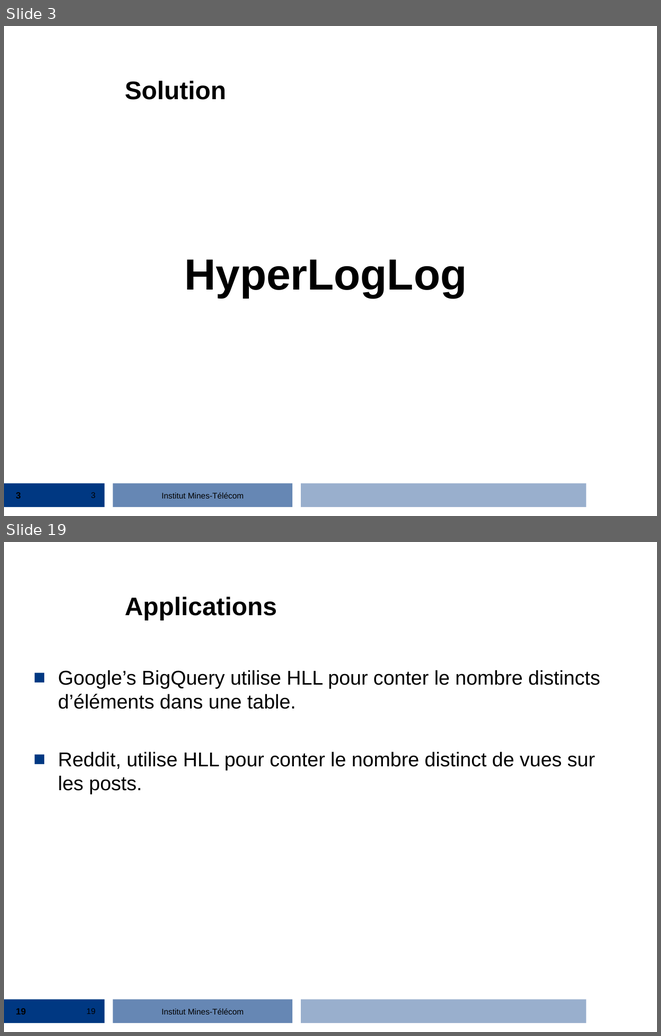
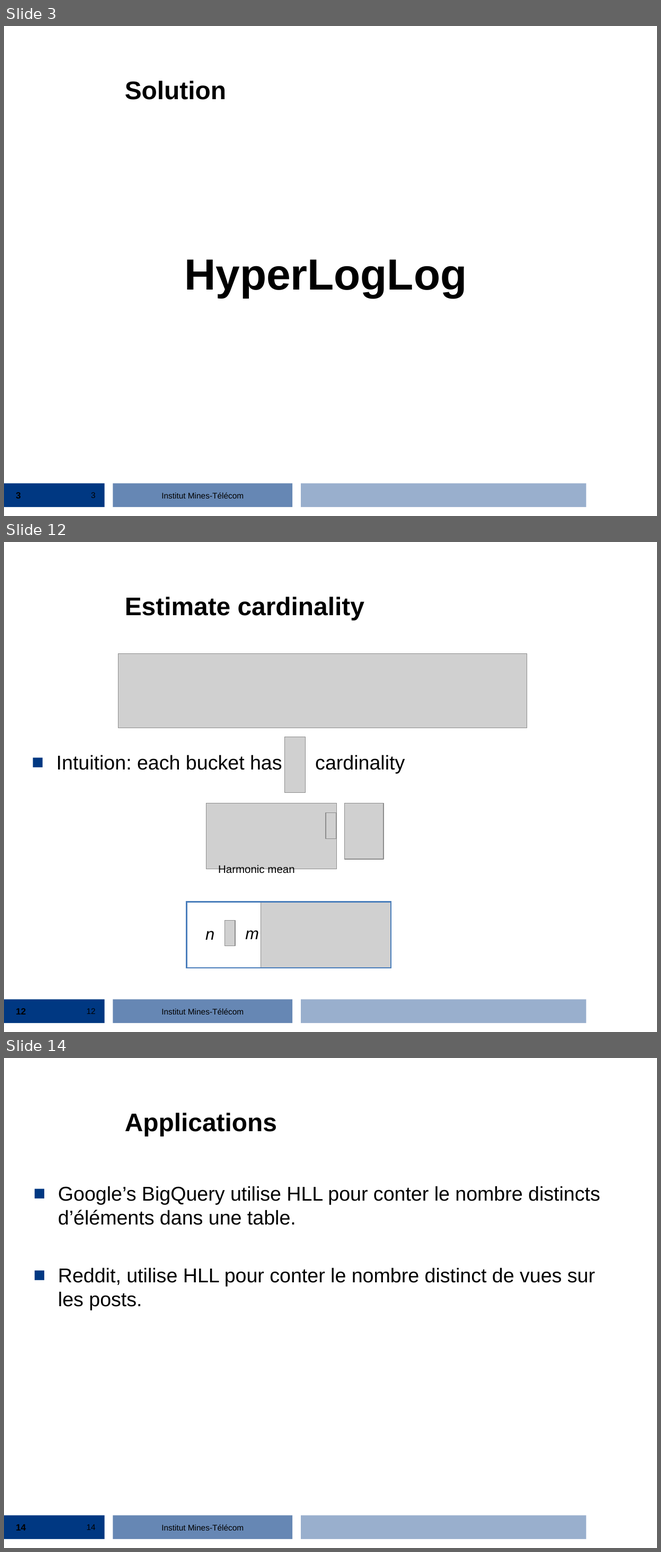
Before and after one commit to streaming-algorithms/hyper_log_log, a slide deck: 2_hyperloglog.ppt. Shown one above the other, each under a label of ours: slides 3 and 19 before the commit, slides 3, 12 and 14 after it; the slides between them are not shown. The pictures are 661x1036 and 661x1552 pixels, drawn with LibreOffice and Linux fonts; fonts in the diff are those of the drawing; grey boxes stand for pictures; background and template pictures are left out. Boxes give left, top, right and bottom in pixels: in the first picture for what was removed or moved away, otherwise in the second. Text is boxed around its words. In the diff, an @@ line names an element or a change of style, - is before the commit and + after.

```diff
--- a/2_hyperloglog.ppt
+++ b/2_hyperloglog.ppt
@@ slide 12 added at <box>4,542,657,1032</box>, background #FFFFFF; not listed: 4 template elements that a slide beside it also shows @@
@@ title added at <box>125,597,364,620</box>, 28 pt, text #000000, bold @@
+Estimate cardinality
@@ picture added at <box>118,654,527,728</box> @@
@@ picture added at <box>285,737,305,792</box> @@
@@ text added at <box>56,755,405,773</box>, 22 pt, text #000000 @@
+■ Intuition: each bucket has cardinality
@@ group added at <box>206,803,384,875</box>: 3 pictures, 1 text @@
+Harmonic mean
@@ rectangle added at <box>187,902,391,968</box>, outline #4A7EBB 1.5 pt @@
@@ group added at <box>205,902,391,968</box>: 2 pictures, 2 texts @@
+n
+m
@@ page number added at <box>16,1008,26,1014</box>, 10 pt, text #000000, bold @@
+12
@@ page number added at <box>87,1008,96,1014</box>, 9 pt, text #000000 @@
+12
@@ what was slide 19 is now slide 14 @@
@@ page number at <box>16,1524,26,1530</box>: text changed @@
-19
+14
@@ page number at <box>87,1524,96,1530</box>: text changed @@
-19
+14
```
Also in this commit, not shown: 12 other slides added, 18 slides removed.
